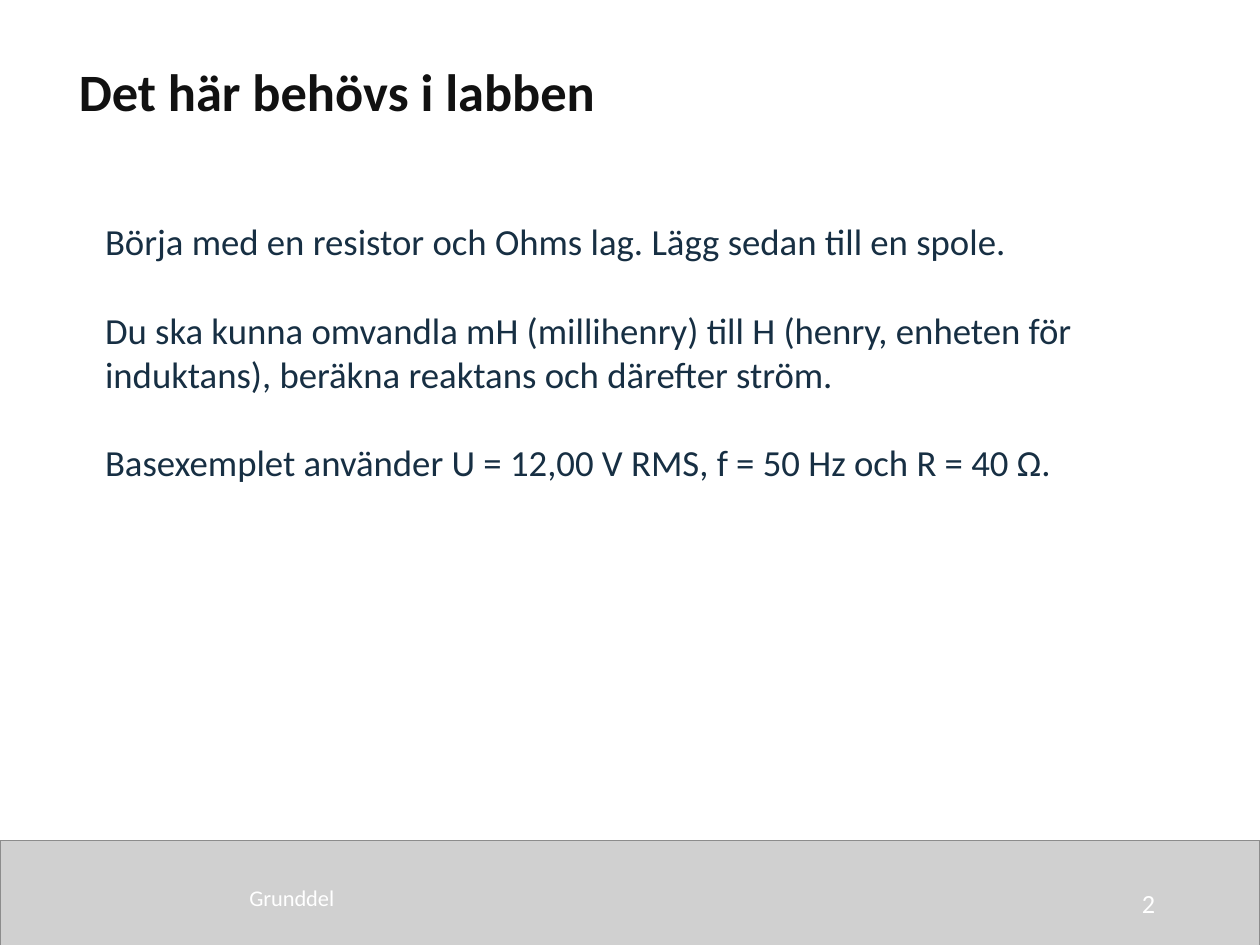
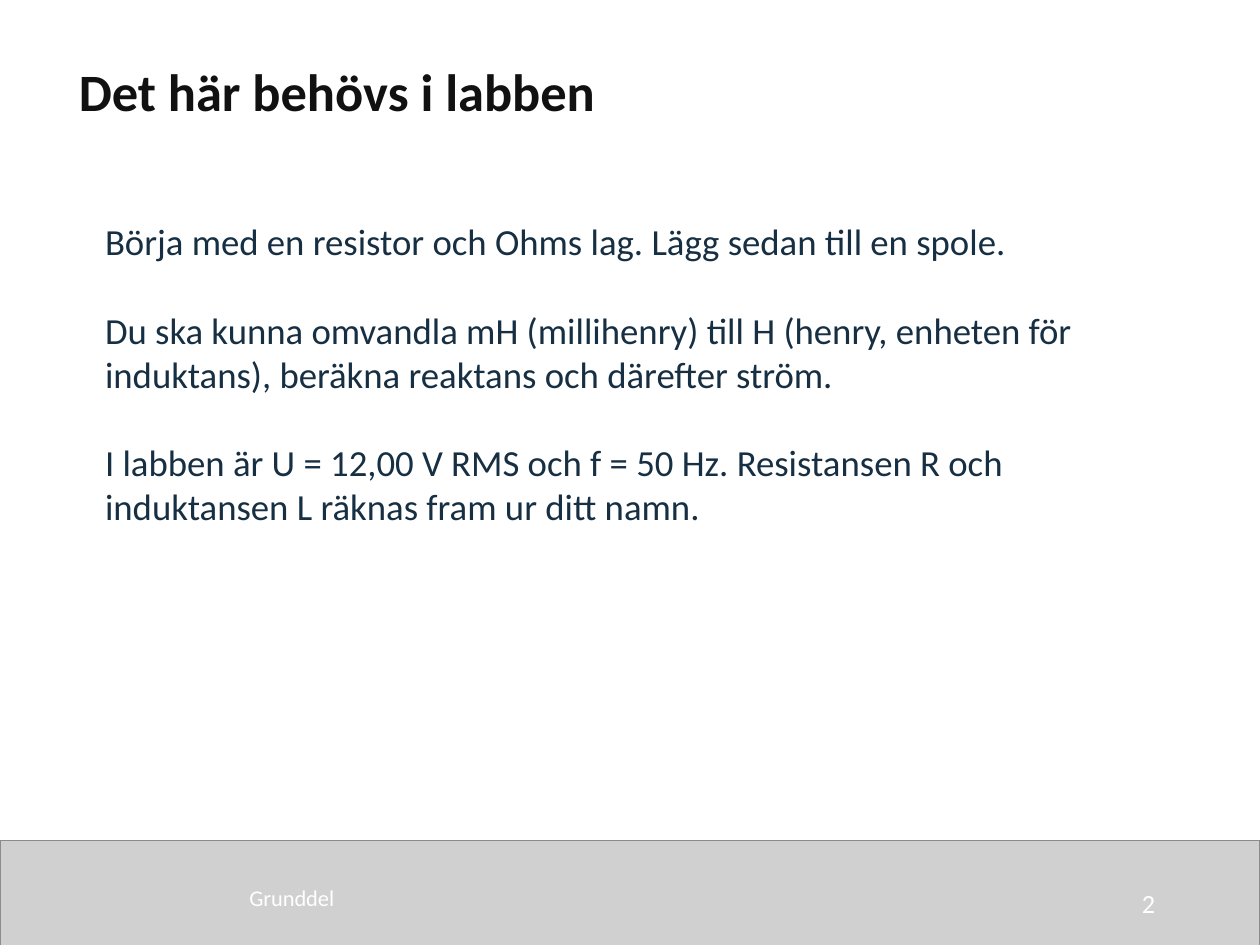
Before and after one commit to nj22az/nj22az.github.io, a slide deck: slide 2 of sjoskolan/vecka-40/aktuell/v40_02_Reaktans_och_impedans_elev.pptx. Drawn at 1260x945 pixels with LibreOffice and Linux fonts; fonts in the diff are those of the drawing; grey boxes stand for pictures. Boxes give left, top, right and bottom in pixels: in the first picture for what was removed or moved away, otherwise in the second. Text is boxed around its words. In the diff, an @@ line names an element or a change of style, - is before the commit and + after.

```diff
--- a/sjoskolan/vecka-40/aktuell/v40_02_Reaktans_och_impedans_elev.pptx
+++ b/sjoskolan/vecka-40/aktuell/v40_02_Reaktans_och_impedans_elev.pptx
@@ text at bbox=[105, 450, 1002, 521]: text changed @@
-Basexemplet använder U = 12,00 V RMS, f = 50 Hz och R = 40 Ω.
+I labben är U = 12,00 V RMS och f = 50 Hz. Resistansen R och induktansen L räknas fram ur ditt namn.
```
Also in this commit, not shown: 2 other slides changed, 50 other files.
